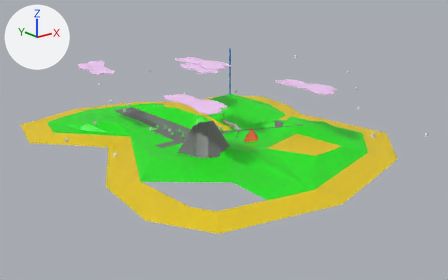
Before and after pictures for a commit that changed the Blender file SDL2_stuff/3DGraphics/.work/3d models/islandx.blend.
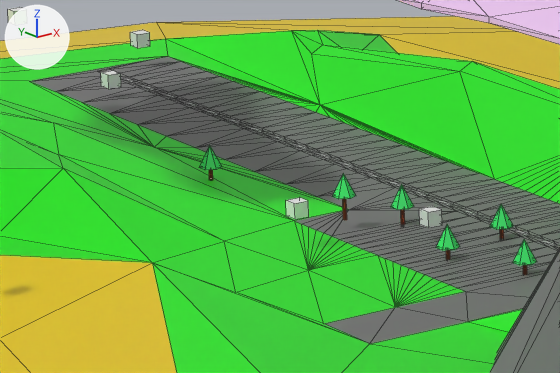
The first picture shows the older version from a 50 mm lens placed at (-30.8, -41.2, 15.9), pointed at (2.7, 0.7, -0.8). The close-ups show the older and then the newer version on the part from 24% to 42% of the width and 35% to 54% of the height of that picture. Only the edits that show in the close-ups are written down. The axes (+X, +Y, +Z) are drawn at upper left. The lights are the same throughout. The close-ups show mesh edges as thin lines.

The first close-up shows 'Island', 'Tree.001', 'Tree.003', 'Tree.004', 'clouds.003', 'volcano', 'waypoint.013', 'waypoint.020', 'waypoint.021' and 5 more.
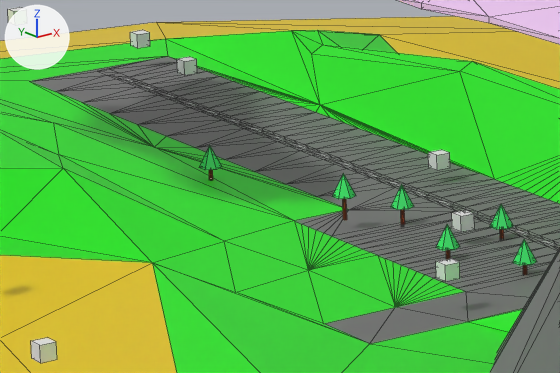
The change in detail:
Object 'waypoint.012' (ob_waypoint_012) moves from (-9.172, -0.953, 0.728) to (-9.172, -0.953, 1.201).
Object 'waypoint.013' (ob_waypoint_013) moves from (-3.435, 3.063, 0.831) to (-3.435, -0.226, 0.831).
Object 'waypoint.020' (ob_waypoint_020) moves from (-1.572, 10.85, 0.574) to (-0.352, 10.85, 0.574).
Object 'waypoint.021' (ob_waypoint_021) moves from (-1.948, 2.358, 0.61) to (-0.397, 4.468, 0.61).
Object 'waypoint.022' (ob_waypoint_022) is new; it shows a copy of the mesh of ob_waypoint_021.
Its location is (-1.732, 1.964, 0.61).
Its scale is (0.1, 0.1, 0.1).

Location of each change, [x1, y1, x2, y2] in pixels of the close-ups (560 x 373 px):
'waypoint.013', moved
    before: [286, 197, 309, 219]
    after: [436, 258, 460, 282]
'waypoint.021', moved
    before: [419, 206, 442, 228]
    after: [428, 150, 450, 170]
'waypoint.020', moved
    before: [101, 70, 121, 89]
    after: [177, 57, 197, 75]
'waypoint.012', moved (not visible before)
    after: [31, 338, 57, 363]
'waypoint.022', added
    after: [452, 210, 475, 232]
